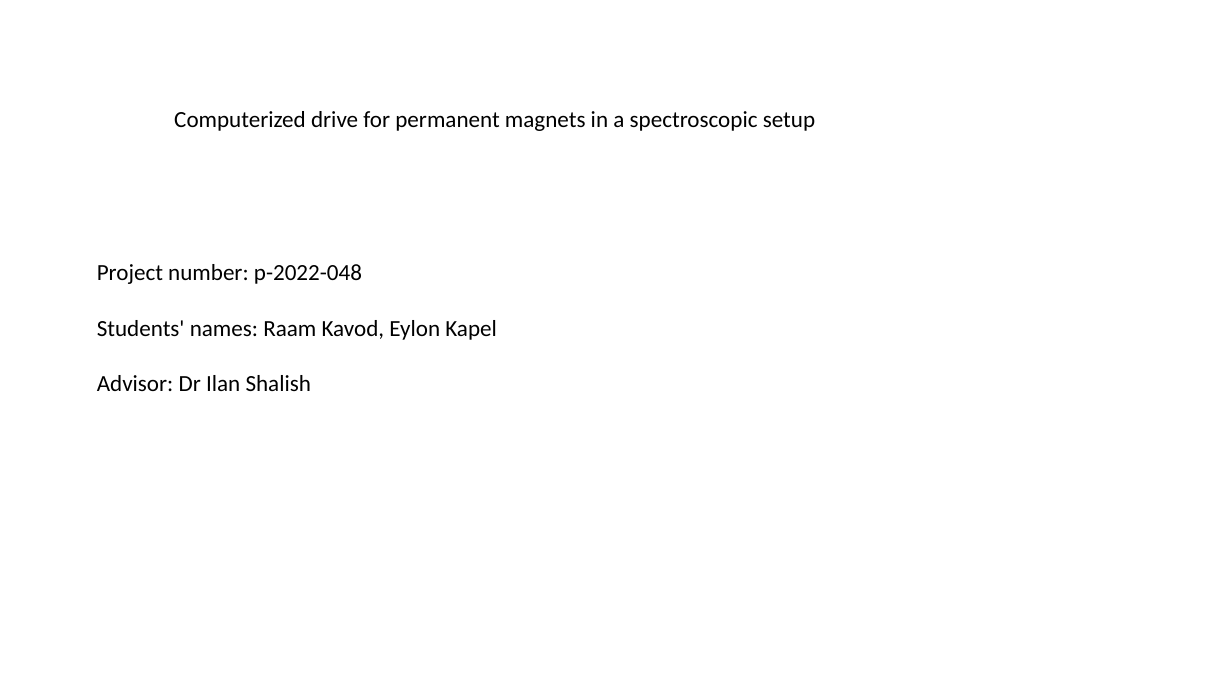
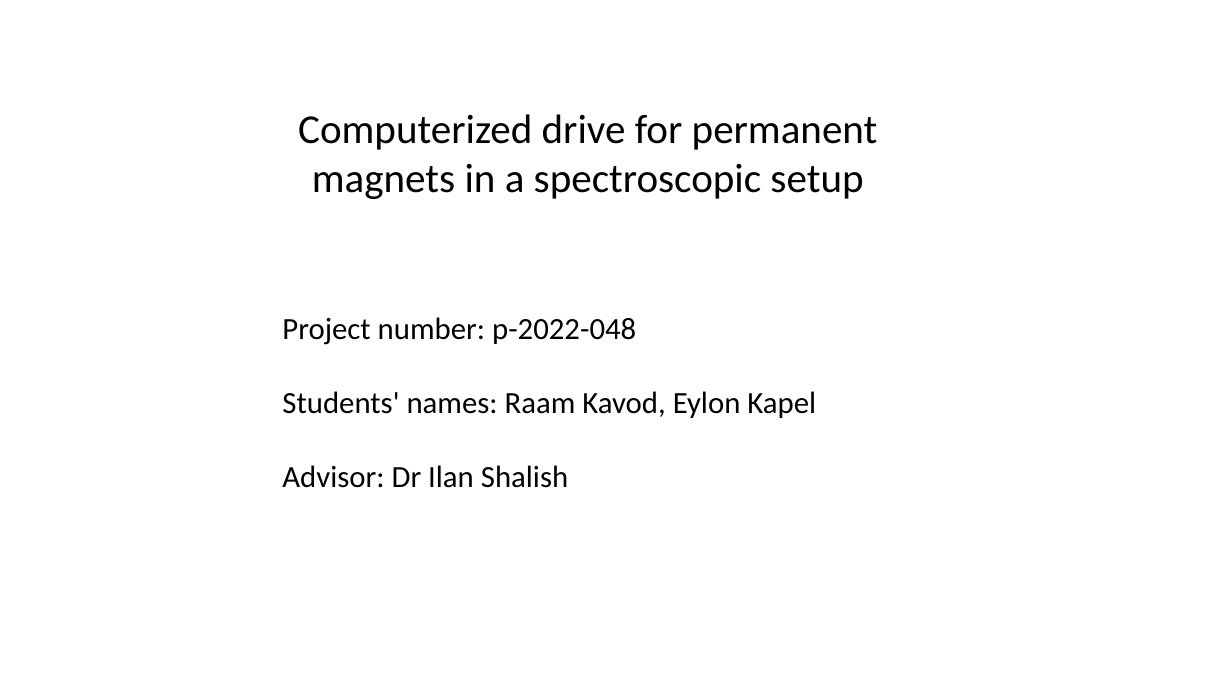
Before and after one commit to eylonk12/university_project, a slide deck: slide 1 of main/prs_2022-048p.pptx. Drawn at 1232x693 pixels with LibreOffice and Linux fonts; fonts in the diff are those of the drawing; background and template pictures are left out. Boxes give left, top, right and bottom in pixels: in the first picture for what was removed or moved away, otherwise in the second. Text is boxed around its words. In the diff, an @@ line names an element or a change of style, - is before the commit and + after.

```diff
--- a/main/prs_2022-048p.pptx
+++ b/main/prs_2022-048p.pptx
@@ text at [298,114,878,199]: text changed; size 18 to 32 pt @@
-Computerized drive for permanent magnets in a spectroscopic setup
+Computerized drive for permanent
+magnets in a spectroscopic setup
@@ text "Project number: p-2022-048 Students' names: ...": place and size @@
-text "Project number: p-2022-048 Students' names: ..." at [97,264,497,391]
+text "Project number: p-2022-048 Students' names: ..." at [282,317,816,488]
@@ text "Project number: p-2022-048 Students' names: ..." at [282,317,816,488]: size 18 to 24 pt @@
```
Also in this commit, not shown: 6 other slides changed, 2 slides added, 1 slide removed, 1 other file.
